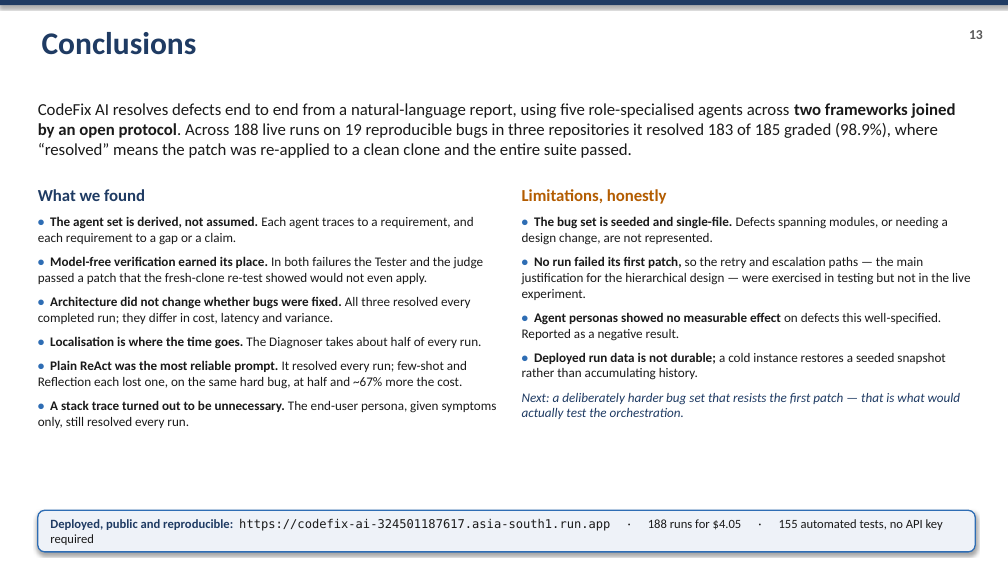
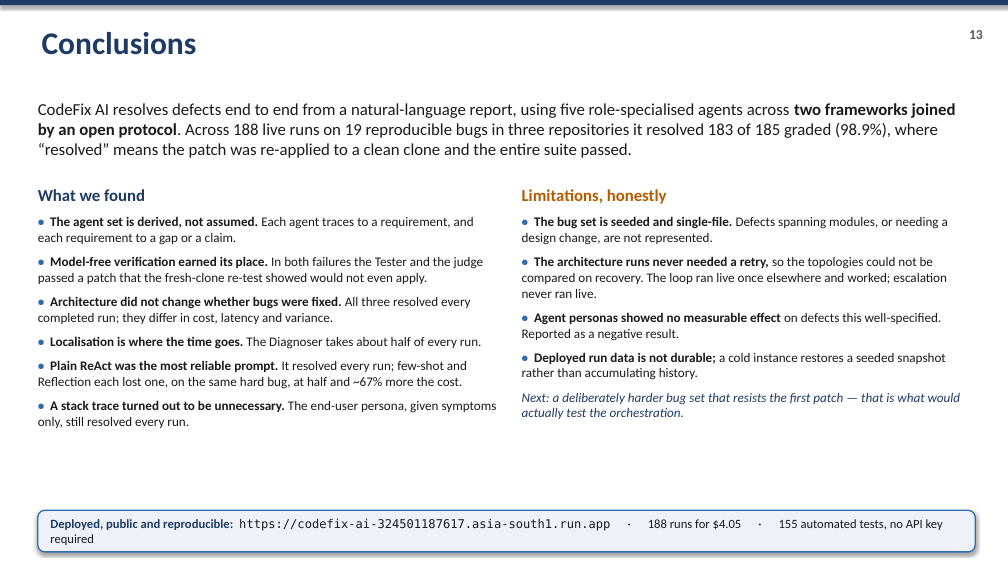
Before and after one commit to karthik14344/CodeFix-AI, a slide deck: slide 14 of docs/slides/CodeFix_AI_Final_Presentation.pptx. Drawn at 1008x567 pixels with LibreOffice and Linux fonts; fonts in the diff are those of the drawing. Boxes give left, top, right and bottom in pixels: in the first picture for what was removed or moved away, otherwise in the second. Text is boxed around its words. In the diff, an @@ line names an element or a change of style, - is before the commit and + after.

```diff
--- a/docs/slides/CodeFix_AI_Final_Presentation.pptx
+++ b/docs/slides/CodeFix_AI_Final_Presentation.pptx
@@ text at bbox=[522, 256, 947, 298]: text changed @@
-• No run failed its first patch, so the retry and escalation paths — the main justification for the hierarchical design — were exercised in testing but not in the live experiment.
+• The architecture runs never needed a retry, so the topologies could not be compared on recovery. The loop ran live once elsewhere and worked; escalation never ran live.
```
Also in this commit, not shown: 2 other slides changed, 16 other files.
